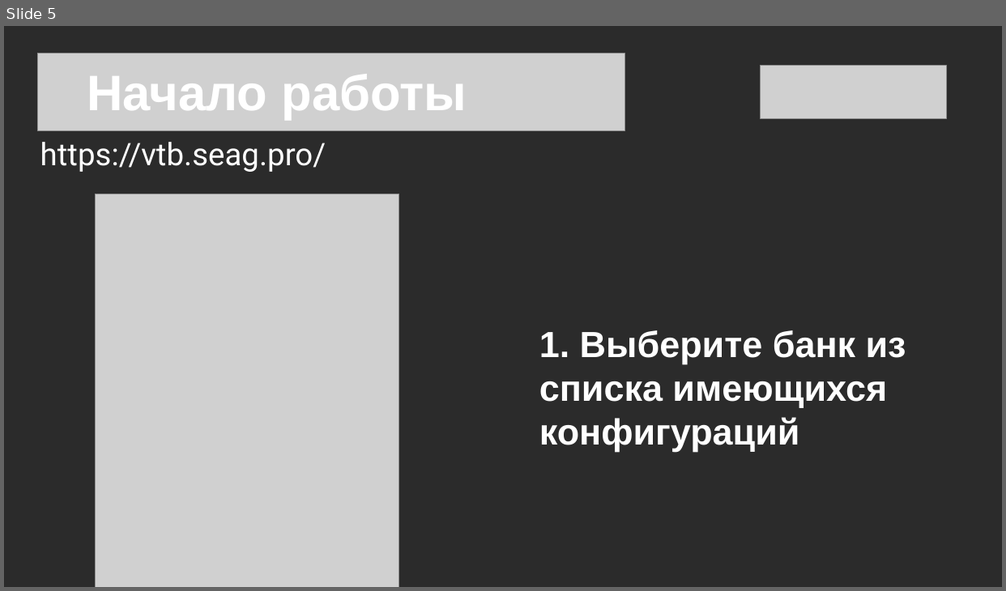
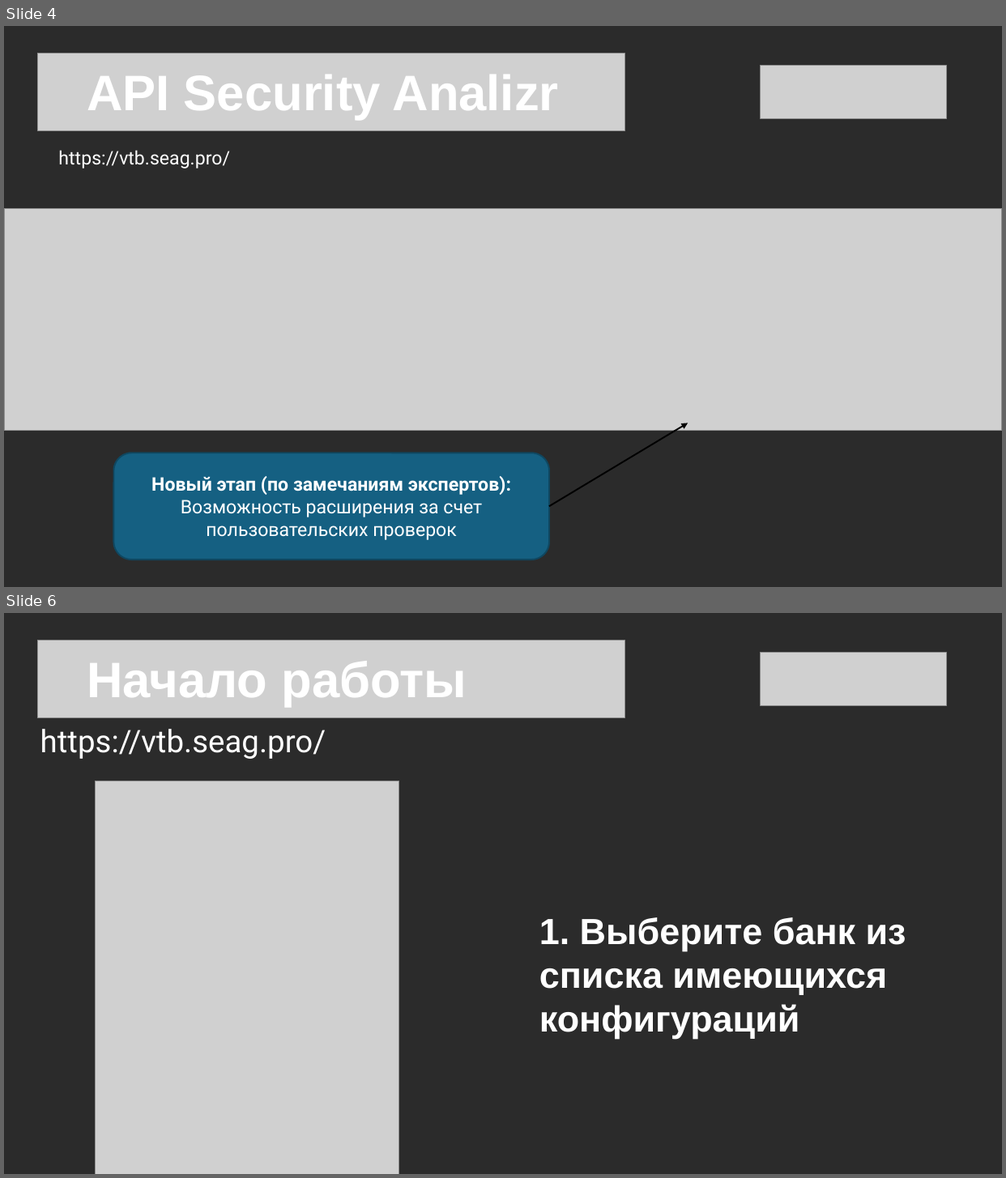
Before and after one commit to ChaikaAM/vtb-hackathon, a slide deck: documentation/presentation/SeagullNest-Team293.pptx. Shown one above the other, each under a label of ours: slide 5 before the commit, slides 4 and 6 after it; the slides between them are not shown. The pictures are 1006x591 and 1006x1178 pixels, drawn with LibreOffice and Linux fonts; fonts in the diff are those of the drawing; grey boxes stand for pictures; background and template pictures are left out; a plain dark background stands for a picture behind light text. Boxes give left, top, right and bottom in pixels: in the first picture for what was removed or moved away, otherwise in the second. Text is boxed around its words. In the diff, an @@ line names an element or a change of style, - is before the commit and + after.

```diff
--- a/documentation/presentation/SeagullNest-Team293.pptx
+++ b/documentation/presentation/SeagullNest-Team293.pptx
@@ slide 4 added at (4,26,1002,587), background picture (left out) @@
@@ picture added at (38,54,624,130) @@
@@ picture added at (761,65,947,119) @@
@@ text added at (87,75,559,120), 48 pt, text #FFFFFF, bold @@
+API Security Analizr
@@ text added at (58,150,230,169), 18 pt, text #FFFFFF @@
+https://vtb.seag.pro/
@@ picture added at (4,209,1002,430) @@
@@ arrow added from (549, 506) to (688, 424), #000000 1.5 pt @@
@@ rounded rectangle added at (114,454,550,561), fill #156082, outline #104760 1.5 pt, 18 pt, text #FFFFFF @@
+Новый этап (по замечаниям экспертов):
+Возможность расширения за счет пользовательских проверок
@@ what was slide 5 is now slide 6 @@
```
Also in this commit, not shown: 5 slides changed, 2 other slides added, 1 slide removed, 40 other files.
